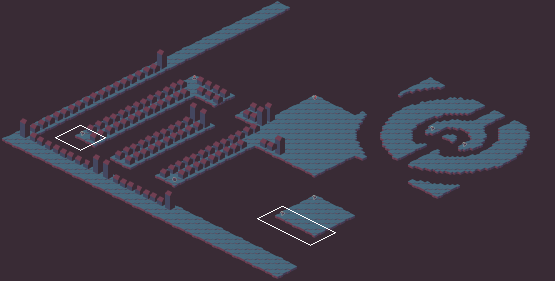
An edit to a level. Tiled map, src/assets/tilemap/map.tmx. The picture above shows the old version from afar; the outline marks the close-up.
Close-up. Before:
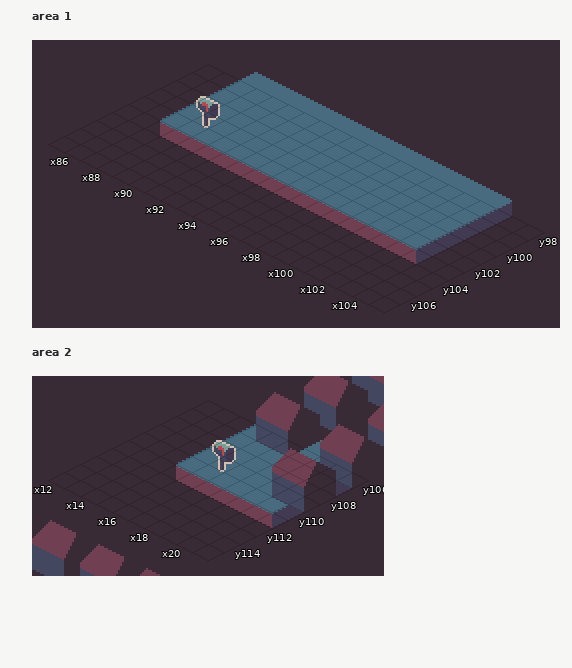
Cells are 16x8 px. Isometric: x runs down to the right, y down to the left. Shown: area 1 x 85..105, y 98..107; area 2 x 12..21, y 106..115. The commit also changed other parts of the map, which this record leaves out.
And afterwards:
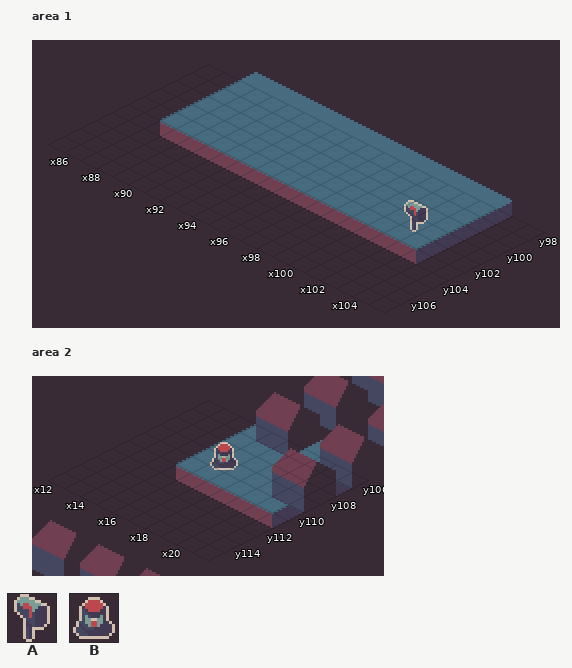
Key: from "mailboxes": A 0; from "packages": B 2.
Objects are placed by the point they stand on, in cells (3,4 is the top-left corner of cell 3,4); size is 1x1 cell unless given.
From old to new:
{"where": "layer \"objects_friday\" (now shown), area 1"}
{"now": "A at 102,102 size 1x2"}
{"where": "layer \"objects_monday\" (now hidden), area 1"}
{"was": "A at 89,102 size 1x2"}
{"where": "layer \"objects_friday\" (now shown), area 2"}
{"now": "B at 17,110 size 1x2"}
{"where": "layer \"objects_monday\" (now hidden), area 2"}
{"was": "A at 17,110 size 1x2"}
{"label":"removed","picture_box":[196,96,220,128]}
{"label":"added","picture_box":[404,200,428,232]}
{"label":"changed","picture_box":[210,440,238,472]}
